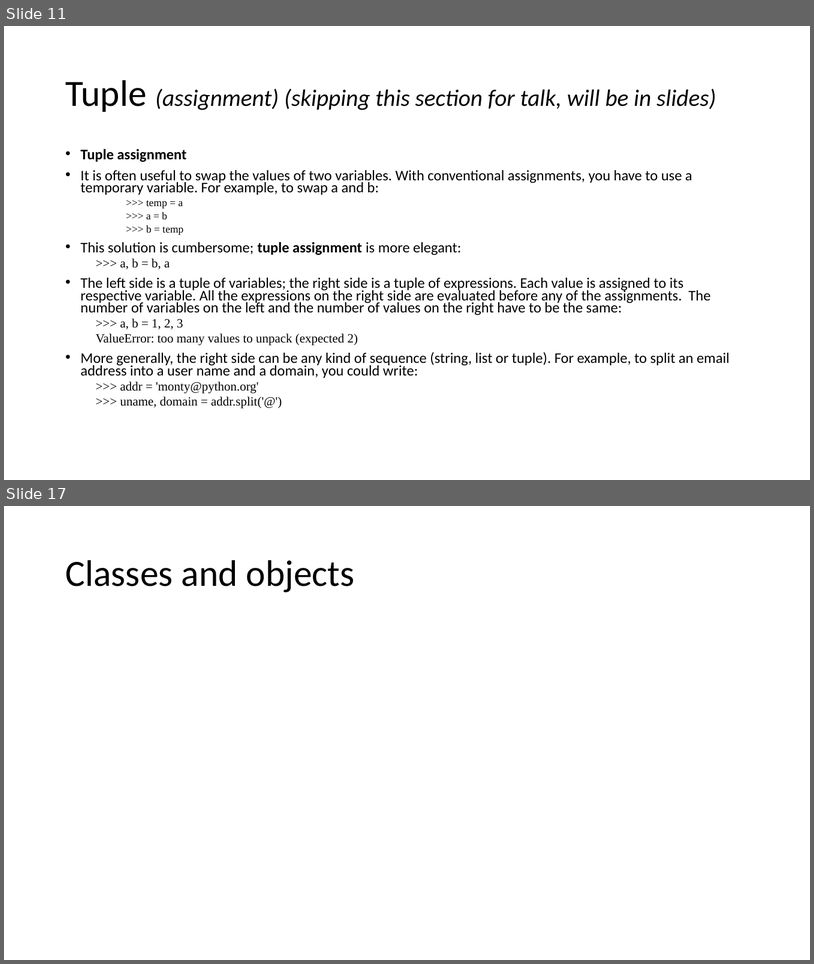
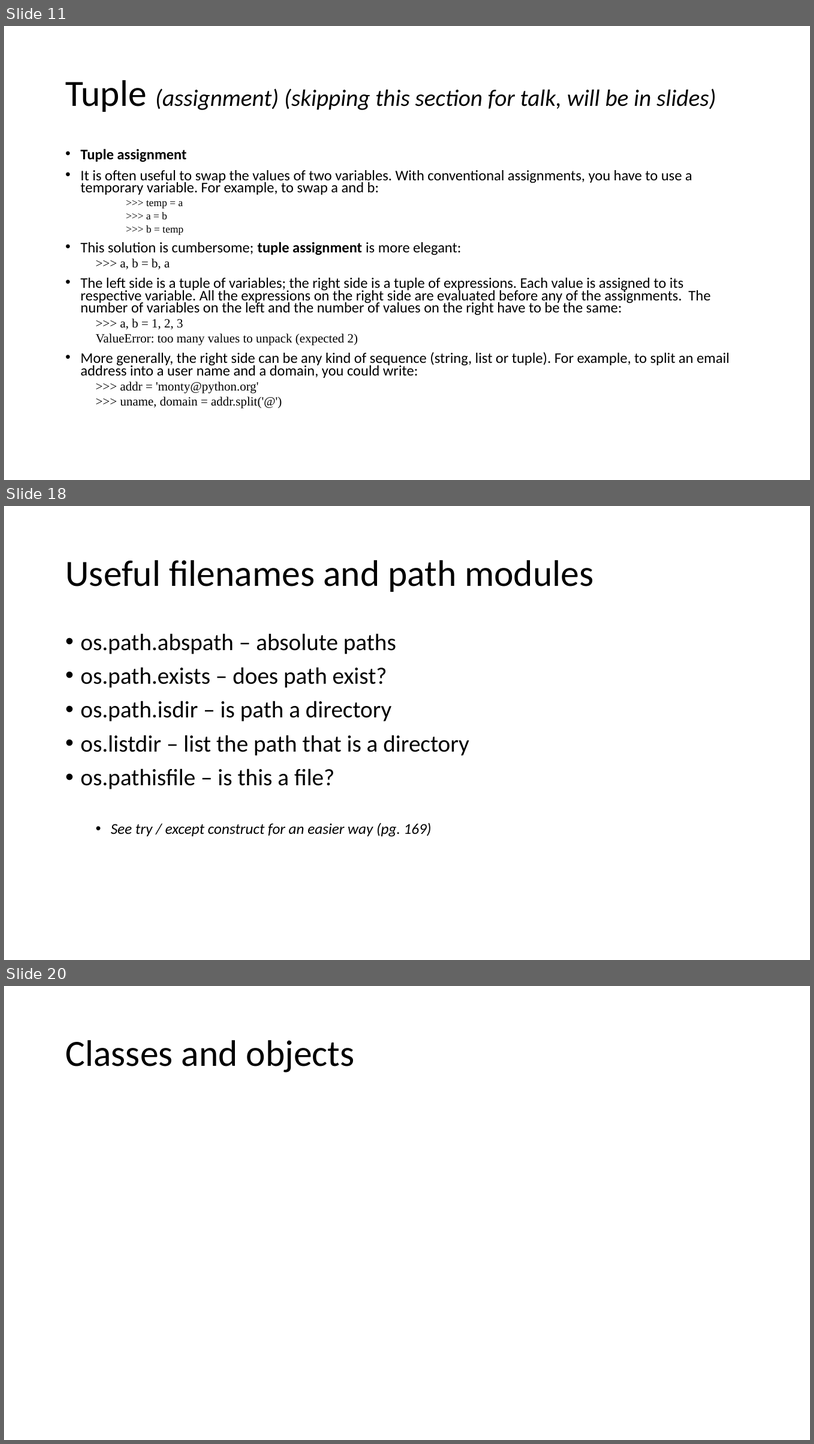
Before and after one commit to MobyAtTheo/PSG3, a slide deck: week05-ch9-15plus-pys.pptx. Shown one above the other, each under a label of ours: slides 11 and 17 before the commit, slides 11, 18 and 20 after it; the slides between them are not shown. The pictures are 814x964 and 814x1444 pixels, drawn with LibreOffice and Linux fonts; fonts in the diff are those of the drawing. Boxes give left, top, right and bottom in pixels: in the first picture for what was removed or moved away, otherwise in the second. Text is boxed around its words. In the diff, an @@ line names an element or a change of style, - is before the commit and + after.

Commit message:
Updated Python for files examples.
Added slide with list of useful modules.
	modified:   week05-ch9-15plus-pys.pptx

```diff
--- a/week05-ch9-15plus-pys.pptx
+++ b/week05-ch9-15plus-pys.pptx
@@ slide 18 added at [4,506,810,960], background #FFFFFF @@
@@ title added at [65,560,594,592], 44 pt, text #000000 @@
+Useful filenames and path modules
@@ text added at [81,633,470,837], 28 pt, text #000000 @@
+• os.path.abspath – absolute paths
+• os.path.exists – does path exist?
+• os.path.isdir – is path a directory
+• os.listdir – list the path that is a directory
+• os.pathisfile – is this a file?
+  • See try / except construct for an easier way (pg. 169)
@@ what was slide 17 is now slide 20 @@
```
Also in this commit, not shown: 5 slides changed, 2 other slides added.
